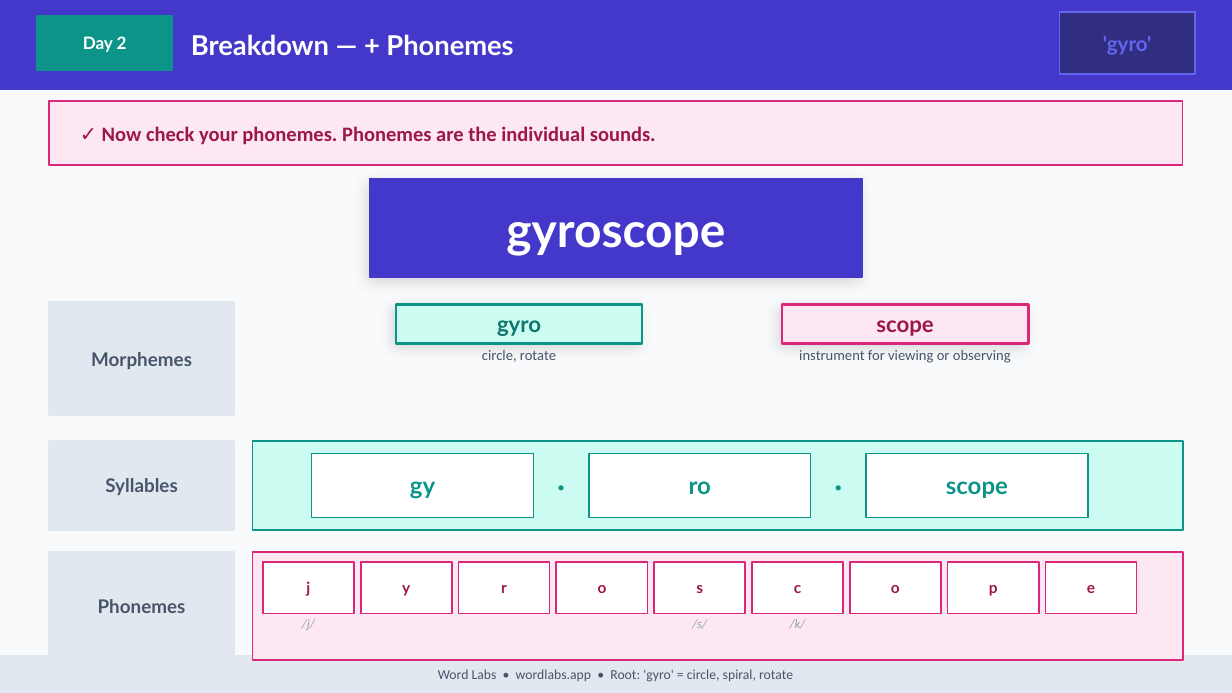
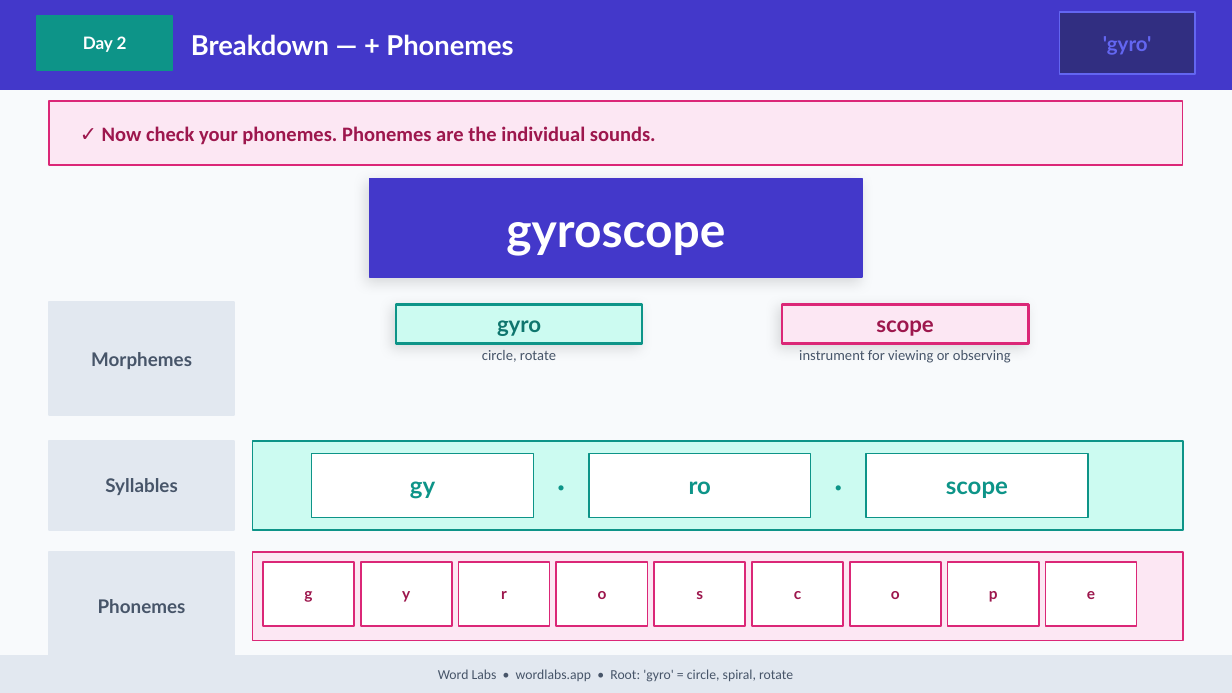
Before and after one commit to NickD135/morphology-builder, a slide deck: slide 16 of output/wordlabs-gyro-3day.pptx. Drawn at 1232x693 pixels with LibreOffice and Linux fonts; fonts in the diff are those of the drawing. Boxes give left, top, right and bottom in pixels: in the first picture for what was removed or moved away, otherwise in the second. Text is boxed around its words. In the diff, an @@ line names an element or a change of style, - is before the commit and + after.

```diff
--- a/output/wordlabs-gyro-3day.pptx
+++ b/output/wordlabs-gyro-3day.pptx
@@ rectangle: place and size @@
-rectangle at (253,552,1183,660)
+rectangle at (253,552,1183,641)
@@ rectangle: place and size @@
-rectangle at (262,562,354,614)
+rectangle at (262,562,354,626)
@@ text "y": place and size @@
-text "y" at (402,585,410,596)
+text "y" at (402,591,410,602)
@@ rectangle: place and size @@
-rectangle at (361,562,452,614)
+rectangle at (361,562,452,626)
@@ text "r": place and size @@
-text "r" at (501,585,507,593)
+text "r" at (501,591,507,599)
@@ rectangle: place and size @@
-rectangle at (458,562,549,614)
+rectangle at (458,562,549,626)
@@ text "o": place and size @@
-text "o" at (598,585,607,593)
+text "o" at (598,591,607,599)
@@ rectangle: place and size @@
-rectangle at (557,562,648,614)
+rectangle at (557,562,648,626)
@@ text "s": place and size @@
-text "s" at (696,585,703,593)
+text "s" at (696,591,703,599)
@@ rectangle: place and size @@
-rectangle at (654,562,745,614)
+rectangle at (654,562,745,626)
@@ proportions changed in 10 elements at (253,552,1183,641), (262,562,354,626), (850,562,941,626), (361,562,452,626), (458,562,549,626), (557,562,648,626), (654,562,745,626), (947,562,1039,626), (1046,562,1137,626), (752,562,843,626) @@
@@ text "c": place and size @@
-text "c" at (794,585,801,593)
+text "c" at (794,591,801,599)
@@ rectangle: place and size @@
-rectangle at (850,562,941,614)
+rectangle at (752,562,843,626)
@@ rectangle: place and size @@
-rectangle at (752,562,843,614)
+rectangle at (850,562,941,626)
@@ text "o": place and size @@
-text "o" at (891,585,900,593)
+text "o" at (891,591,900,599)
@@ text "p": place and size @@
-text "p" at (989,585,998,596)
+text "p" at (989,591,998,602)
@@ rectangle: place and size @@
-rectangle at (947,562,1039,614)
+rectangle at (947,562,1039,626)
@@ text "e": place and size @@
-text "e" at (1087,585,1095,593)
+text "e" at (1087,591,1095,599)
@@ rectangle: place and size @@
-rectangle at (1046,562,1137,614)
+rectangle at (1046,562,1137,626)
@@ text at (304,591,312,602): text changed @@
-j
+g
@@ text removed at (302,619,315,630) @@
-/j/
@@ text removed at (692,619,707,628) @@
-/s/
@@ text removed at (790,619,806,628) @@
-/k/
```
Also in this commit, not shown: 5 other slides changed, 43 other files.
